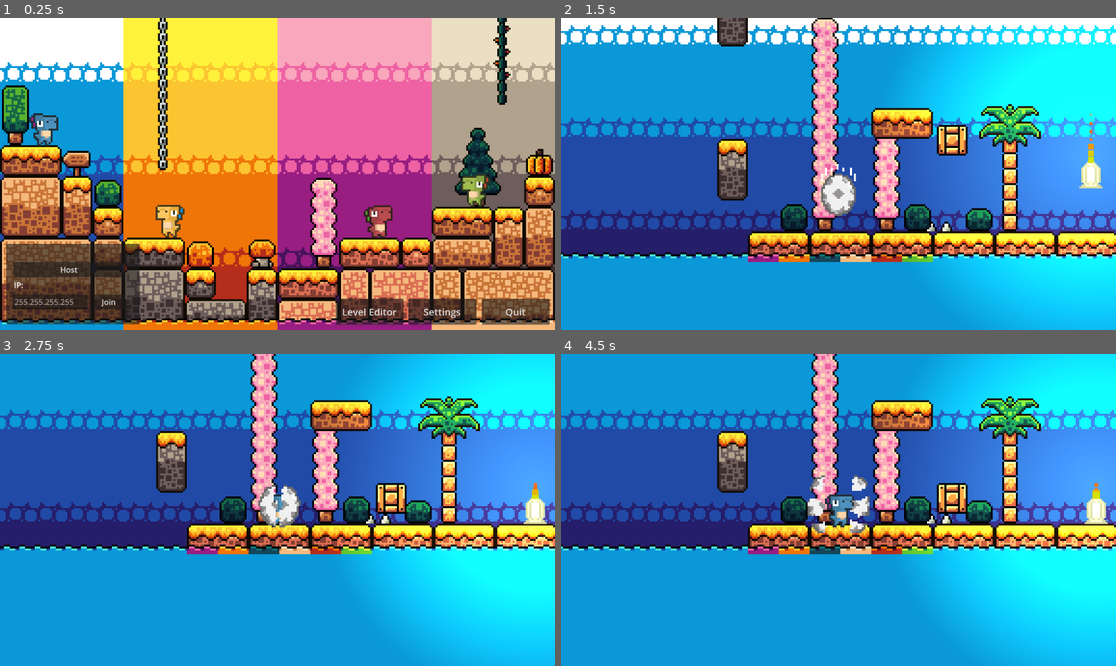
Above: before the commit, frames 1-4 (two rows, left to right).
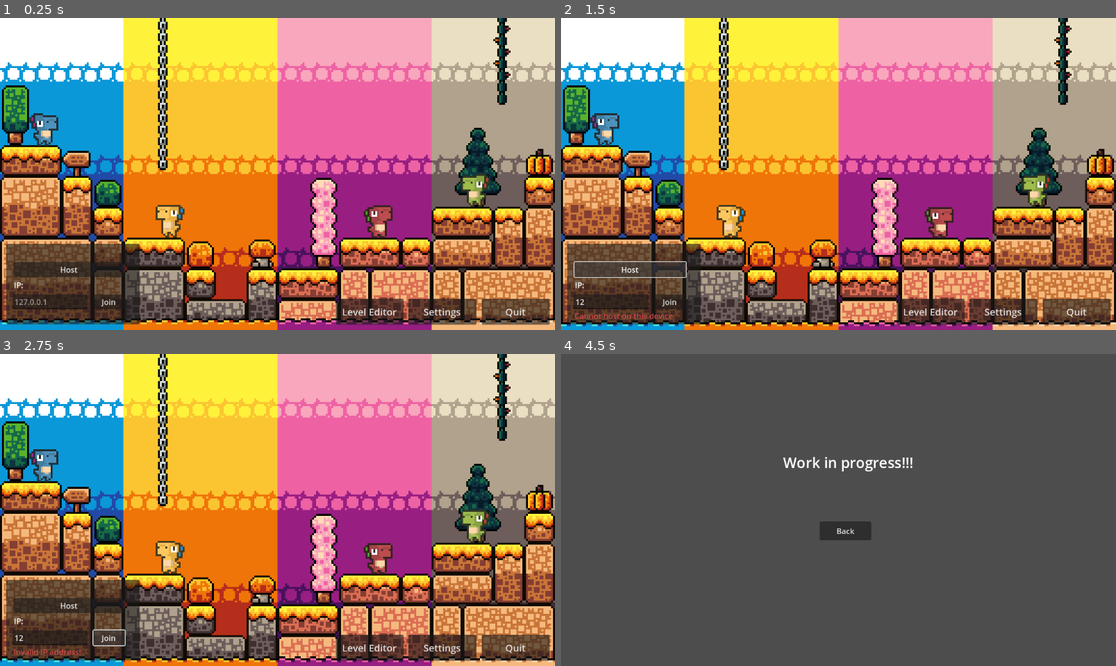
Above: after the commit, the same moments.

Repository: rickvl05/uva-pswe-D
Game: Godot game, scene res://scenes/menus/main_menu.tscn
The game is run twice, just before and just after one commit, with the same random seed, the same clock (stepped at 60 frames per second) and the same inputs. Sound files missing from this copy of the repository are replaced by a short silence.
Inputs (mouse positions are in pixels of both pictures, inside the frame that each line leads up to):
- Up to frame 1 (0.25 s): no input
- Up to frame 2 (1.5 s): click (610, 301) at 0.52 s; type "12" at 0.6 s; click "Host" at 1.25 s
- Up to frame 3 (2.75 s): click (111, 637) at 2 s, where only the run after the commit has a clickable "Join"
- Up to frame 4 (4.5 s): click (1005, 647) at 2.75 s, where only the run after the commit has a clickable "Settings"; click (827, 559) at 3.5 s, where only the run after the commit has a clickable "Back"; click (932, 647) at 4.25 s, where only the run after the commit has a clickable "Level Editor"

The runs differ from the first frame. In frame 1, 0.1% of the frame differs, in the area x 2-14%, y 89-92%; in frame 2, 94%; in frame 3, 98%; in frame 4, 100%, in the area x 0-100%, y 0-100%.

Commit message:
Fixed connect to unavailable host bug

Diff:
--- a/PuzzlePlatformer/scenes/menus/main_menu.tscn
+++ b/PuzzlePlatformer/scenes/menus/main_menu.tscn
@@ -104,9 +104,9 @@
 offset_bottom = 136.0
 size_flags_horizontal = 2
 size_flags_vertical = 2
-placeholder_text = "255.255.255.255"
+placeholder_text = "127.0.0.1"
 
-[node name="Host" type="Button" parent="CanvasLayer/MainMenu/Connect"]
+[node name="Host" type="Button" parent="CanvasLayer/MainMenu/Connect" groups=["Buttons"]]
 layout_mode = 0
 offset_left = 15.0
 offset_top = 38.0
@@ -116,7 +116,7 @@
 size_flags_vertical = 2
 text = "Host"
 
-[node name="Join" type="Button" parent="CanvasLayer/MainMenu/Connect"]
+[node name="Join" type="Button" parent="CanvasLayer/MainMenu/Connect" groups=["Buttons"]]
 layout_mode = 0
 offset_left = 181.0
 offset_top = 105.0
@@ -138,7 +138,7 @@
 
 [node name="ErrorDialog" type="AcceptDialog" parent="CanvasLayer/MainMenu"]
 
-[node name="Settings" type="Button" parent="CanvasLayer/MainMenu"]
+[node name="Settings" type="Button" parent="CanvasLayer/MainMenu" groups=["Buttons"]]
 layout_mode = 1
 anchors_preset = 3
 anchor_left = 1.0
@@ -155,7 +155,7 @@
 text = "Settings
 "
 
-[node name="Level Editor" type="Button" parent="CanvasLayer/MainMenu"]
+[node name="Level Editor" type="Button" parent="CanvasLayer/MainMenu" groups=["Buttons"]]
 layout_mode = 1
 anchors_preset = 3
 anchor_left = 1.0
@@ -171,7 +171,7 @@
 theme_override_font_sizes/font_size = 20
 text = "Level Editor"
 
-[node name="Quit" type="Button" parent="CanvasLayer/MainMenu"]
+[node name="Quit" type="Button" parent="CanvasLayer/MainMenu" groups=["Buttons"]]
 layout_mode = 1
 anchors_preset = 3
 anchor_left = 1.0
--- a/PuzzlePlatformer/scripts/MultiplayerManager.gd
+++ b/PuzzlePlatformer/scripts/MultiplayerManager.gd
@@ -15,6 +15,8 @@
 	multiplayer.peer_connected.connect(_on_player_connect)
 	multiplayer.peer_disconnected.connect(_on_player_disconnect)
 	multiplayer.server_disconnected.connect(_on_server_disconnect)
+	multiplayer.connected_to_server.connect(_on_connected_to_server)
+	multiplayer.connection_failed.connect(_on_connection_failed)
 
 
 # Called every frame. 'delta' is the elapsed time since the previous frame.
@@ -28,14 +30,18 @@
 	var error = peer.create_server(DEFAULT_PORT, 4)
 	multiplayer.set_multiplayer_peer(peer)
 
+	if error != OK:
+		print("Can't host")
+		multiplayer.set_multiplayer_peer(null)
+		return error
+
 	# Create level instance
 	var new_game = load("res://scenes/lobby.tscn").instantiate()
 	get_tree().root.add_child(new_game)
 	#get_tree().root.get_node("Menu").queue_free()
 
-	if error != OK:
-		print("Can't host")
 	_on_player_connect(multiplayer.get_unique_id())
+	return error
 
 
 func join_game(ip = DEFAULT_IP):
@@ -46,12 +52,20 @@
 
 	if error != OK:
 		print("Can't join")
-	else:
-		# Create level instance
+
+	return error
+
+
+func _on_connected_to_server():
+	# Create level instance
 		var new_game = load("res://scenes/lobby.tscn").instantiate()
 		get_tree().root.add_child(new_game)
+		get_node("/root/MainMenu").queue_free()
 
-	return error
+
+func _on_connection_failed():
+	print("Connection failed")
+	get_node("/root/MainMenu/CanvasLayer/MainMenu").join_failed()
 
 
 func leave_game():
--- a/PuzzlePlatformer/scripts/menus/main_menu.gd
+++ b/PuzzlePlatformer/scripts/menus/main_menu.gd
@@ -15,8 +15,10 @@
 func _on_host_pressed():
 	GlobalAudioPlayer.play_music(level_music)
 	Click.play()
-	MultiplayerManager.host_game()
-	get_tree().root.get_node("MainMenu").queue_free()
+	if MultiplayerManager.host_game():
+		$Connect/ErrorLabel.text = "Cannot host on this device"
+	else:
+		get_tree().root.get_node("MainMenu").queue_free()
 
 
 func _on_join_pressed():
@@ -33,14 +35,13 @@
 		$Connect/ErrorLabel.text = "Invalid IP address!"
 		return
 
-	# Check is IP is host and listening
-	var error = MultiplayerManager.join_game(ip)
-	if error != OK:
-		get_tree().root.get_node("Game").queue_free()
-		$Connect/ErrorLabel.text = "No host at this IP!"
+	# Check if connection can be made
+	if MultiplayerManager.join_game(ip):
+		$Connect/ErrorLabel.text = "Can't start connection"
 		return
 
-	get_tree().root.get_node("MainMenu").queue_free()
+	for button in get_tree().get_nodes_in_group("Buttons"):
+		button.disabled = true
 
 
 func _on_quit_pressed():
@@ -59,6 +60,12 @@
 	get_tree().change_scene_to_file("res://scenes/menus/level_editor.tscn")
 
 
+func _on_ip_address_text_submitted(_new_text):
+	if !$Connect/Join.disabled:
+		_on_join_pressed()
 
-func _on_ip_address_text_submitted(_new_text):
-	_on_join_pressed()
+
+func join_failed():
+	$Connect/ErrorLabel.text = "Cannot connect to host at this IP"
+	for button in get_tree().get_nodes_in_group("Buttons"):
+		button.disabled = false
